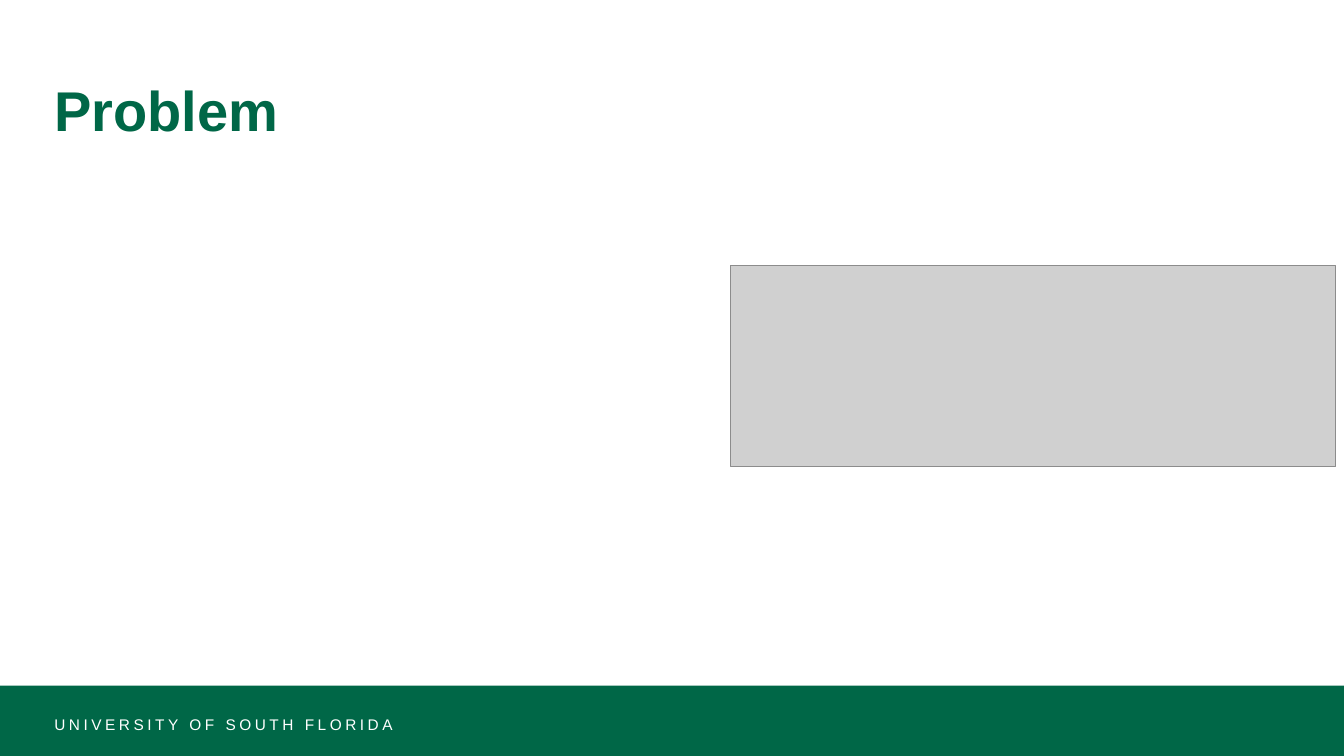
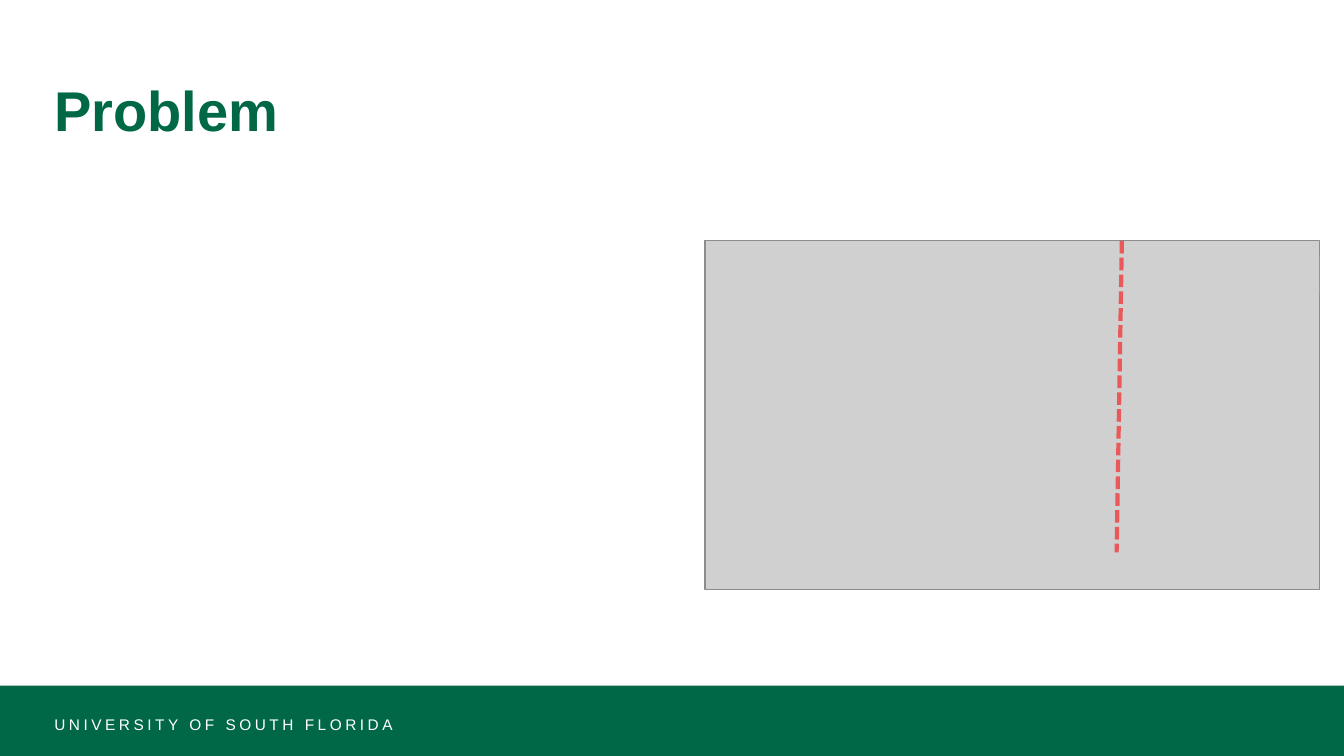
Before and after one commit to KS-AO-HUB/OS-Group-Project, a slide deck: slide 4 of catalan.pptx (slide 3 before the commit). Drawn at 1344x756 pixels with LibreOffice and Linux fonts; fonts in the diff are those of the drawing; grey boxes stand for pictures. Boxes give left, top, right and bottom in pixels: in the first picture for what was removed or moved away, otherwise in the second. Text is boxed around its words. In the diff, an @@ line names an element or a change of style, - is before the commit and + after.

```diff
--- a/catalan.pptx
+++ b/catalan.pptx
@@ picture: place and size @@
-picture at [731, 265, 1336, 467]
+picture at [705, 241, 1319, 590]
@@ line added from (1122, 241) to (1117, 553), #FF0000 3 pt dashed @@
@@ picture added at [1136, 255, 1320, 293] @@
```
Also in this commit, not shown: 9 other slides changed, 1 slide added, 1 other file.
